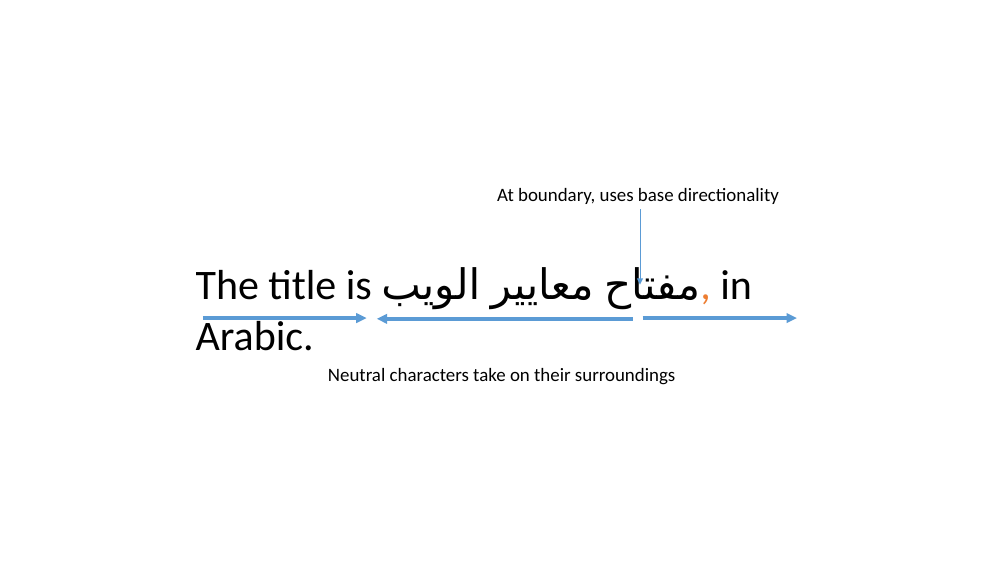
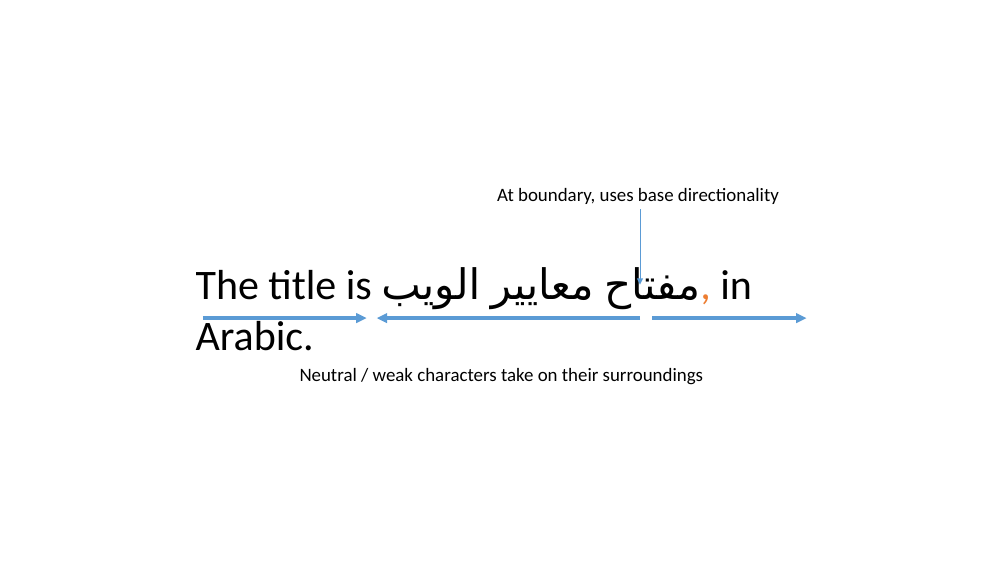
Before and after one commit to dsafa/rtl-demo, a slide deck: slide 19 of RTL.pptx (slide 18 before the commit). Drawn at 1008x567 pixels with LibreOffice and Linux fonts; fonts in the diff are those of the drawing. Boxes give left, top, right and bottom in pixels: in the first picture for what was removed or moved away, otherwise in the second. Text is boxed around its words. In the diff, an @@ line names an element or a change of style, - is before the commit and + after.

```diff
--- a/RTL.pptx
+++ b/RTL.pptx
@@ arrow moved from (633, 319) - (377, 319) to (640, 318) - (377, 318) @@
@@ arrow moved from (643, 318) - (797, 318) to (653, 318) - (807, 318) @@
@@ text at [300, 368, 703, 385]: text changed @@
-Neutral characters take on their surroundings
+Neutral / weak characters take on their surroundings
```
Also in this commit, not shown: 14 other slides changed, 4 slides added, 1 other file.
